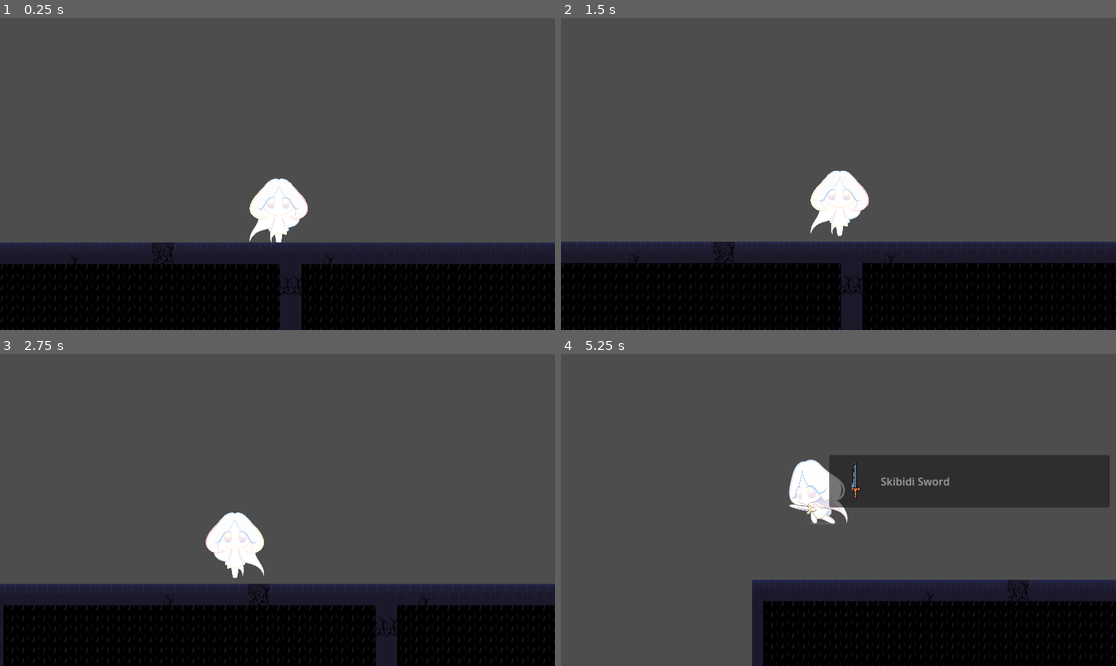
Above: before the commit, frames 1-4 (two rows, left to right).
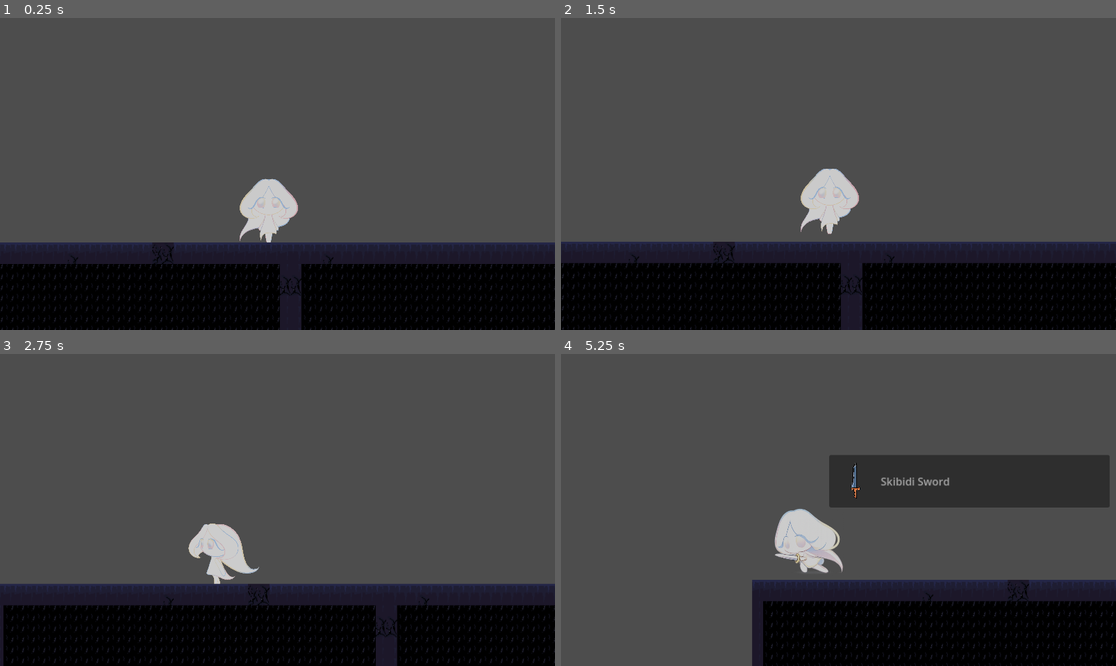
Above: after the commit, the same moments.

Repository: Mioduu/LostChild-Godot
Game: Godot game, scene res://Assets/Scenes/Areas/teren_1.tscn
Two runs of this game, one before a commit and one after it. Both use one fixed random seed, a clock stepped at 60 frames per second and the inputs below.
Inputs:
- Up to frame 1 (0.25 s): no input
- Up to frame 2 (1.5 s): hold Right (ui_attack_right) from 0.53 s (still down); tap C (ui_focus_mode) at 0.6, 1.35 s; tap W (ui_up) at 0.77 s; tap Enter at 1.25 s
- Up to frame 3 (2.75 s): tap W (ui_up) at 1.52 s; release Right (ui_attack_right) at 2.03 s; hold A (ui_left) from 2.03 s (still down); tap C (ui_focus_mode) at 2.1 s
- Up to frame 4 (5.25 s): release A (ui_left) at 2.78 s; hold Right (ui_attack_right) 2.78-4.28 s; tap C (ui_focus_mode) every 0.75 s from 2.85 to 5.1 s; tap W (ui_up) at 3.02, 3.77, 4.52 s; hold A (ui_left) 4.28-5.03 s; hold Right (ui_attack_right) from 5.03 s (still down)

The runs differ from the first frame. In frame 1, 1.8% of the frame differs, in the area x 43-56%, y 51-72%; in frame 2, 1.8%; in frame 3, 1.9%; in frame 4, 3.1%, in the area x 38-52%, y 33-71%.

Commit message:
FIX: Fixed offset, added new animation

Diff:
--- a/Assets/Scenes/Areas/player.gd
+++ b/Assets/Scenes/Areas/player.gd
@@ -6,6 +6,8 @@
 var is_attacking = false
 
 func _physics_process(delta: float) -> void:
+	# Reduces brightness to stop it from triggering bloom
+	$SpriteHolder/AnimatedSprite2D.modulate = Color(0.8, 0.8, 0.8, 1.0)
 	# EQUIPMENT toggle
 	if Input.is_action_just_pressed("ui_focus_mode") and is_on_floor():
 		is_frozen = !is_frozen
@@ -14,7 +16,6 @@
 			$SpriteHolder/AnimatedSprite2D.pause()
 		else:
 			$ItemList.hide()
-			$SpriteHolder/AnimatedSprite2D.offset.y = -220
 			$SpriteHolder/AnimatedSprite2D.scale = Vector2(0.05, 0.05)
 			$SpriteHolder/AnimatedSprite2D.play("Idle")
 
@@ -49,9 +50,10 @@
 		if is_on_floor():
 			if velocity.x != 0:
 				$SpriteHolder/AnimatedSprite2D.play("Run")
+				$SpriteHolder/AnimatedSprite2D.scale = Vector2(0.043, 0.041)
 			else:
 				$SpriteHolder/AnimatedSprite2D.play("Idle")
-				$SpriteHolder/AnimatedSprite2D.scale = Vector2(0.05, 0.05)
+				$SpriteHolder/AnimatedSprite2D.scale = Vector2(0.05, 0.049)
 		else:
 			$SpriteHolder/AnimatedSprite2D.play("Jump")
 
@@ -61,9 +63,11 @@
 func attack():
 	is_attacking = true
 	$SpriteHolder/AnimatedSprite2D.play("Attack")
-	$SpriteHolder/AnimatedSprite2D.scale = Vector2(0.30, 0.40)
+	$SpriteHolder/AnimatedSprite2D.offset.y = 0
+	$SpriteHolder/AnimatedSprite2D.scale = Vector2(0.35, 0.40)
 
 	await $SpriteHolder/AnimatedSprite2D.animation_finished
 
 	$SpriteHolder/AnimatedSprite2D.scale = Vector2(0.05, 0.05)
+	$SpriteHolder/AnimatedSprite2D.offset.y = 270
 	is_attacking = false
--- a/Assets/Scenes/Areas/teren_1.tscn
+++ b/Assets/Scenes/Areas/teren_1.tscn
@@ -23,14 +23,14 @@
 [ext_resource type="Texture2D" uid="uid://xpf743hvaam2" path="res://Assets/Sprites/Character/Animations/Jump/Petals6.png" id="21_rvlpo"]
 [ext_resource type="Texture2D" uid="uid://baukhu5ve1eu1" path="res://Assets/Sprites/Character/Animations/Jump/Petals7.png" id="22_tdwe4"]
 [ext_resource type="Texture2D" uid="uid://bryijdw1mpwsj" path="res://Assets/Sprites/Character/Animations/Jump/Petals8.png" id="23_2o0ji"]
-[ext_resource type="Texture2D" uid="uid://do1hbyltkxtxi" path="res://Assets/Sprites/Character/Animations/Run/Petals1.png" id="24_t5kn3"]
-[ext_resource type="Texture2D" uid="uid://46bv3loqt5ec" path="res://Assets/Sprites/Character/Animations/Run/Petals2.png" id="25_vx117"]
-[ext_resource type="Texture2D" uid="uid://iash5tnmrqhd" path="res://Assets/Sprites/Character/Animations/Run/Petals3.png" id="26_aogit"]
-[ext_resource type="Texture2D" uid="uid://d3dc3n8ho5gp" path="res://Assets/Sprites/Character/Animations/Run/Petals4.png" id="27_mpxp2"]
-[ext_resource type="Texture2D" uid="uid://c8nf1ux1qsmk4" path="res://Assets/Sprites/Character/Animations/Run/Petals5.png" id="28_7jqrp"]
-[ext_resource type="Texture2D" uid="uid://do2a3h03vqdvn" path="res://Assets/Sprites/Character/Animations/Run/Petals6.png" id="29_jotls"]
-[ext_resource type="Texture2D" uid="uid://bxoxfyht6nf4p" path="res://Assets/Sprites/Character/Animations/Run/Petals7.png" id="30_6kwtd"]
-[ext_resource type="Texture2D" uid="uid://cuxxu0hj71ml7" path="res://Assets/Sprites/Character/Animations/Run/Petals8.png" id="31_i1r2l"]
+[ext_resource type="Texture2D" uid="uid://bhyhncgge7mco" path="res://Assets/Sprites/Character/Animations/Run/Run1.png" id="24_mm0n6"]
+[ext_resource type="Texture2D" uid="uid://p3sp23c02326" path="res://Assets/Sprites/Character/Animations/Run/Run2.png" id="25_1hi8g"]
+[ext_resource type="Texture2D" uid="uid://5bjouf1p70bv" path="res://Assets/Sprites/Character/Animations/Run/Run3.png" id="26_pk5x6"]
+[ext_resource type="Texture2D" uid="uid://mqc6w4o8yfcy" path="res://Assets/Sprites/Character/Animations/Run/Run4.png" id="27_afknt"]
+[ext_resource type="Texture2D" uid="uid://f04se3gecwnb" path="res://Assets/Sprites/Character/Animations/Run/Run5.png" id="28_7tsgo"]
+[ext_resource type="Texture2D" uid="uid://dcpmkl77tgfp2" path="res://Assets/Sprites/Character/Animations/Run/Run6.png" id="29_rvlpo"]
+[ext_resource type="Texture2D" uid="uid://dkbu6alf4kggk" path="res://Assets/Sprites/Character/Animations/Run/Run7.png" id="30_tdwe4"]
+[ext_resource type="Texture2D" uid="uid://blta6c1f7y4iu" path="res://Assets/Sprites/Character/Animations/Run/Run8.png" id="31_2o0ji"]
 [ext_resource type="Texture2D" uid="uid://byvtejaxfruae" path="res://Assets/Sprites/Tilemap/Podłoga2.png" id="47_6kwtd"]
 [ext_resource type="Texture2D" uid="uid://bfyhglybwb623" path="res://Assets/Sprites/Tilemap/Podłoga3.png" id="48_i1r2l"]
 [ext_resource type="Texture2D" uid="uid://b31hpee243af2" path="res://Assets/Sprites/Tilemap/Podłoga4.png" id="49_fbt1s"]
@@ -128,32 +128,32 @@
 }, {
 "frames": [{
 "duration": 1.0,
-"texture": ExtResource("24_t5kn3")
-}, {
-"duration": 1.0,
-"texture": ExtResource("25_vx117")
-}, {
-"duration": 1.0,
-"texture": ExtResource("26_aogit")
-}, {
-"duration": 1.0,
-"texture": ExtResource("27_mpxp2")
-}, {
-"duration": 1.0,
-"texture": ExtResource("28_7jqrp")
-}, {
-"duration": 1.0,
-"texture": ExtResource("29_jotls")
-}, {
-"duration": 1.0,
-"texture": ExtResource("30_6kwtd")
-}, {
-"duration": 1.0,
-"texture": ExtResource("31_i1r2l")
+"texture": ExtResource("24_mm0n6")
+}, {
+"duration": 1.0,
+"texture": ExtResource("25_1hi8g")
+}, {
+"duration": 1.0,
+"texture": ExtResource("26_pk5x6")
+}, {
+"duration": 1.0,
+"texture": ExtResource("27_afknt")
+}, {
+"duration": 1.0,
+"texture": ExtResource("28_7tsgo")
+}, {
+"duration": 1.0,
+"texture": ExtResource("29_rvlpo")
+}, {
+"duration": 1.0,
+"texture": ExtResource("30_tdwe4")
+}, {
+"duration": 1.0,
+"texture": ExtResource("31_2o0ji")
 }],
-"loop": false,
+"loop": true,
 "name": &"Run",
-"speed": 6.0
+"speed": 5.0
 }]
 
 [sub_resource type="TileSetAtlasSource" id="TileSetAtlasSource_htm45"]
@@ -242,10 +242,11 @@
 [node name="SpriteHolder" type="Node2D" parent="Player" unique_id=802192593]
 
 [node name="AnimatedSprite2D" type="AnimatedSprite2D" parent="Player/SpriteHolder" unique_id=1660526016]
-position = Vector2(-18.000002, 140.99998)
+position = Vector2(-33, 126.99999)
 scale = Vector2(0.05, 0.05)
 sprite_frames = SubResource("SpriteFrames_7tsgo")
 animation = &"Run"
+offset = Vector2(0, 270)
 
 [node name="Camera2D" type="Camera2D" parent="Player/SpriteHolder" unique_id=950033774]
 position = Vector2(-20.000004, 166.00002)
Binary file removed: Assets/Sprites/Character/Animations/Run/Petals1.png
Binary file removed: Assets/Sprites/Character/Animations/Run/Petals2.png
Binary file removed: Assets/Sprites/Character/Animations/Run/Petals3.png
Binary file removed: Assets/Sprites/Character/Animations/Run/Petals4.png
Binary file removed: Assets/Sprites/Character/Animations/Run/Petals5.png
Binary file removed: Assets/Sprites/Character/Animations/Run/Petals6.png
Binary file removed: Assets/Sprites/Character/Animations/Run/Petals7.png
Binary file removed: Assets/Sprites/Character/Animations/Run/Petals8.png
Binary file added: Assets/Sprites/Character/Animations/Run/Run1.png
Not shown, changed: Assets/Sprites/Character/Animations/Run/Run1.png.import
Binary file added: Assets/Sprites/Character/Animations/Run/Run2.png
Not shown, changed: Assets/Sprites/Character/Animations/Run/Run2.png.import
(and 12 more such lines)
